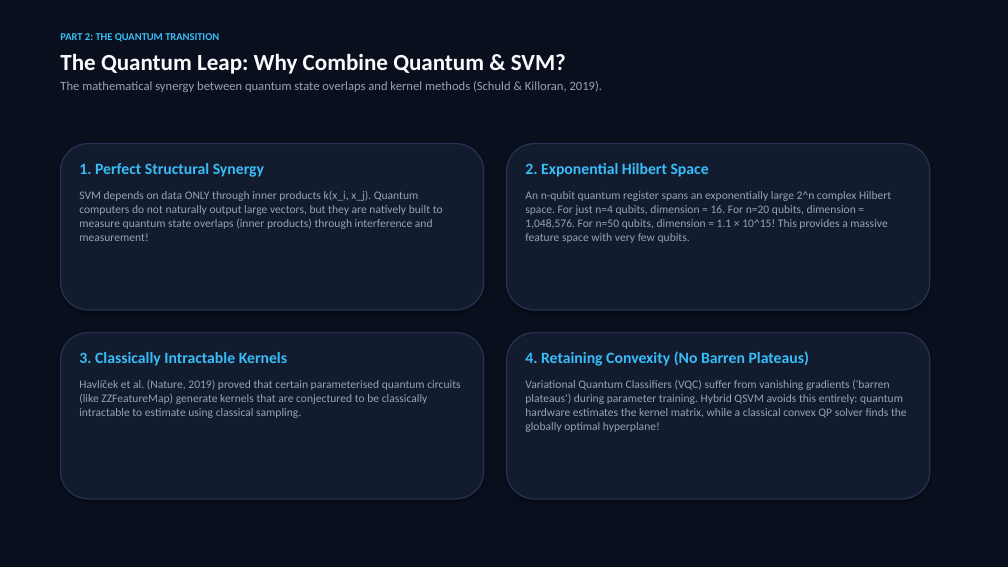
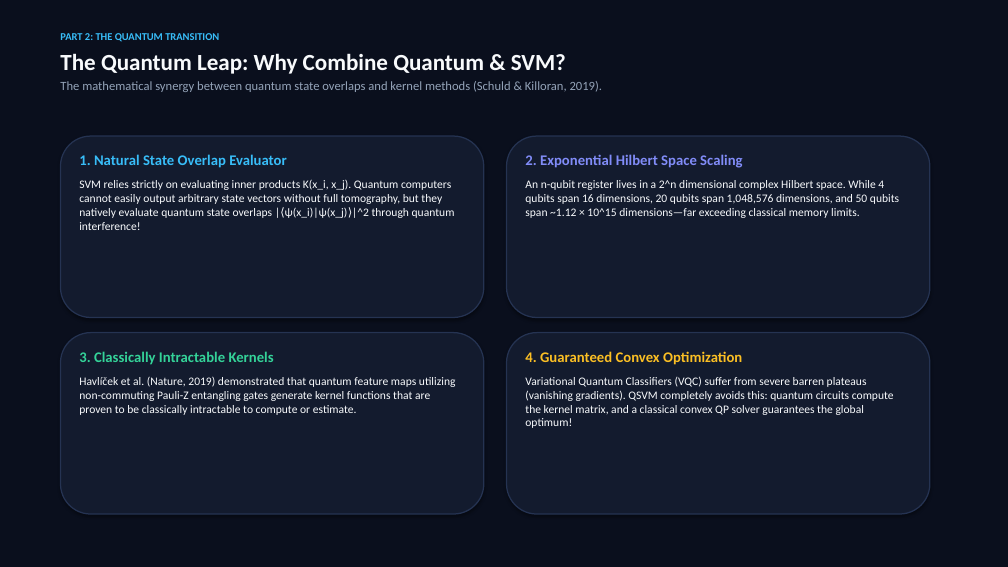
Before and after one commit to SANYAM-MANIT/quantum-stock-classifier, a slide deck: slide 5 of Quantum_SVM_Stock_Market_Presentation.pptx. Drawn at 1008x567 pixels with LibreOffice and Linux fonts; fonts in the diff are those of the drawing. Boxes give left, top, right and bottom in pixels: in the first picture for what was removed or moved away, otherwise in the second. Text is boxed around its words. In the diff, an @@ line names an element or a change of style, - is before the commit and + after.

Commit message:
Enhance mathematical symbols and equations: high-DPI rendered equation badges for PPTX and robust KaTeX styling for HTML

```diff
--- a/Quantum_SVM_Stock_Market_Presentation.pptx
+++ b/Quantum_SVM_Stock_Market_Presentation.pptx
@@ rounded rectangle resized from (x1=60, y1=144, x2=484, y2=310) to (x1=60, y1=136, x2=484, y2=318) @@
@@ rounded rectangle resized from (x1=507, y1=144, x2=930, y2=310) to (x1=507, y1=136, x2=930, y2=318) @@
@@ text at (x1=79, y1=154, x2=455, y2=230): text changed; text colour #94A3B8 to #F8FAFC @@
-1. Perfect Structural Synergy
-SVM depends on data ONLY through inner products k(x_i, x_j). Quantum computers do not naturally output large vectors, but they are natively built to measure quantum state overlaps (inner products) through interference and measurement!
+1. Natural State Overlap Evaluator
+SVM relies strictly on evaluating inner products K(x_i, x_j). Quantum computers cannot easily output arbitrary state vectors without full tomography, but they natively evaluate quantum state overlaps |⟨ψ(x_i)|ψ(x_j)⟩|^2 through quantum interference!
@@ text at (x1=525, y1=154, x2=899, y2=218): text changed; text colour #94A3B8 to #F8FAFC @@
-2. Exponential Hilbert Space
-An n-qubit quantum register spans an exponentially large 2^n complex Hilbert space. For just n=4 qubits, dimension = 16. For n=20 qubits, dimension = 1,048,576. For n=50 qubits, dimension = 1.1 × 10^15! This provides a massive feature space with very few qubits.
+2. Exponential Hilbert Space Scaling
+An n-qubit register lives in a 2^n dimensional complex Hilbert space. While 4 qubits span 16 dimensions, 20 qubits span 1,048,576 dimensions, and 50 qubits span ~1.12 × 10^15 dimensions—far exceeding classical memory limits.
@@ rounded rectangle resized from (x1=60, y1=333, x2=484, y2=499) to (x1=60, y1=333, x2=484, y2=514) @@
@@ text at (x1=79, y1=351, x2=274, y2=365): size 15 to 14 pt, text colour #38BDF8 to #34D399 in "3. Classically Intractable Kernels"; less space between paragraphs @@
@@ rounded rectangle resized from (x1=507, y1=333, x2=930, y2=499) to (x1=507, y1=333, x2=930, y2=514) @@
@@ text at (x1=525, y1=351, x2=894, y2=428): text changed; text colour #94A3B8 to #F8FAFC @@
-4. Retaining Convexity (No Barren Plateaus)
-Variational Quantum Classifiers (VQC) suffer from vanishing gradients ('barren plateaus') during parameter training. Hybrid QSVM avoids this entirely: quantum hardware estimates the kernel matrix, while a classical convex QP solver finds the globally optimal hyperplane!
+4. Guaranteed Convex Optimization
+Variational Quantum Classifiers (VQC) suffer from severe barren plateaus (vanishing gradients). QSVM completely avoids this: quantum circuits compute the kernel matrix, and a classical convex QP solver guarantees the global optimum!
@@ text at (x1=79, y1=376, x2=456, y2=415): text changed; text colour #94A3B8 to #F8FAFC @@
-Havlíček et al. (Nature, 2019) proved that certain parameterised quantum circuits (like ZZFeatureMap) generate kernels that are conjectured to be classically intractable to estimate using classical sampling.
+Havlíček et al. (Nature, 2019) demonstrated that quantum feature maps utilizing non-commuting Pauli-Z entangling gates generate kernel functions that are proven to be classically intractable to compute or estimate.
```
Also in this commit, not shown: 13 other slides changed, 2 slides added, 2 slides removed, 15 other files.
